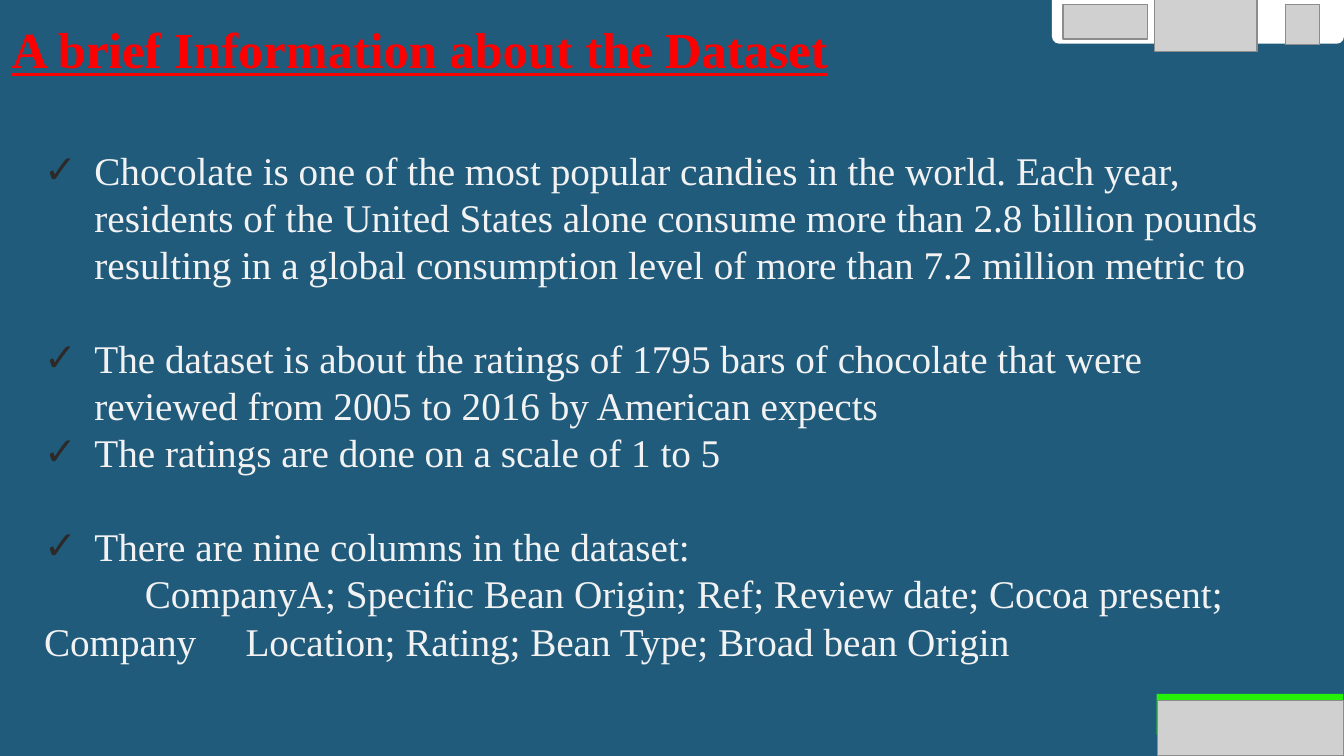
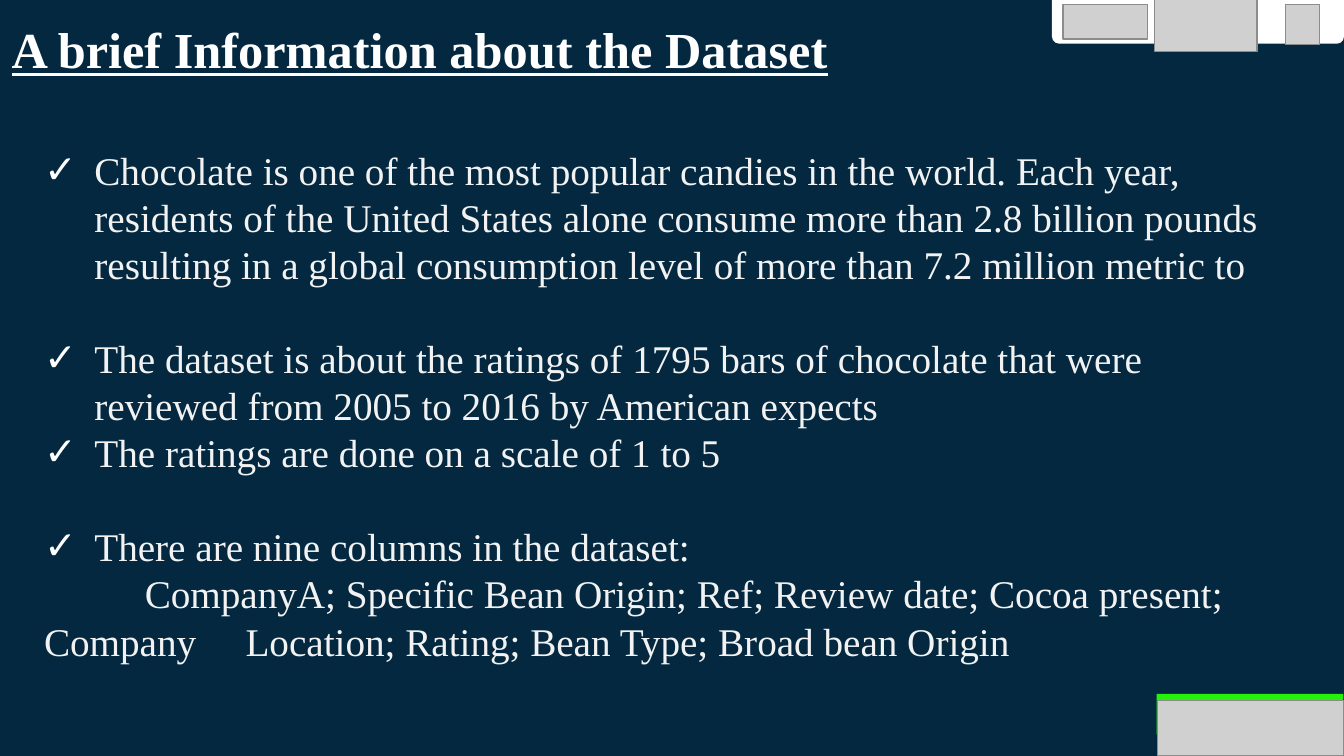
Before and after one commit to Daksam/Group-1-EDA-project, a slide deck: slide 2 of Group 1 EDA Project DIGICAP.pptx. Drawn at 1344x756 pixels with LibreOffice and Linux fonts; fonts in the diff are those of the drawing; grey boxes stand for pictures. Boxes give left, top, right and bottom in pixels: in the first picture for what was removed or moved away, otherwise in the second. Text is boxed around its words. In the diff, an @@ line names an element or a change of style, - is before the commit and + after.

```diff
--- a/Group 1 EDA Project DIGICAP.pptx
+++ b/Group 1 EDA Project DIGICAP.pptx
@@ background #205B7C to #02283F @@
@@ title "A brief Information about the ..." at (12,32,827,76): text colour #FF0000 to #FFFFFF @@
@@ subtitle at (94,157,1257,562): bullet colour #2D2929 to #FFFFFF @@
```
Also in this commit, not shown: 13 other slides changed, 1 slide added.
